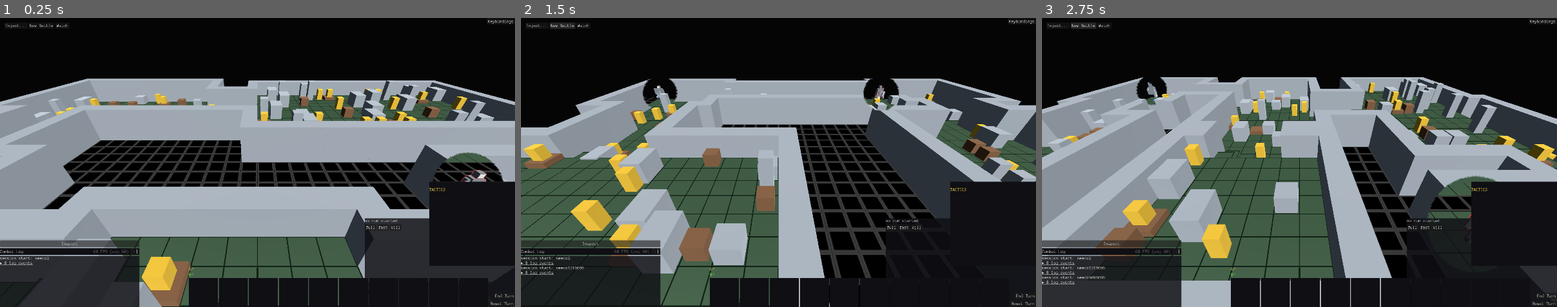
Above: before the commit, frames 1-3 (left to right).
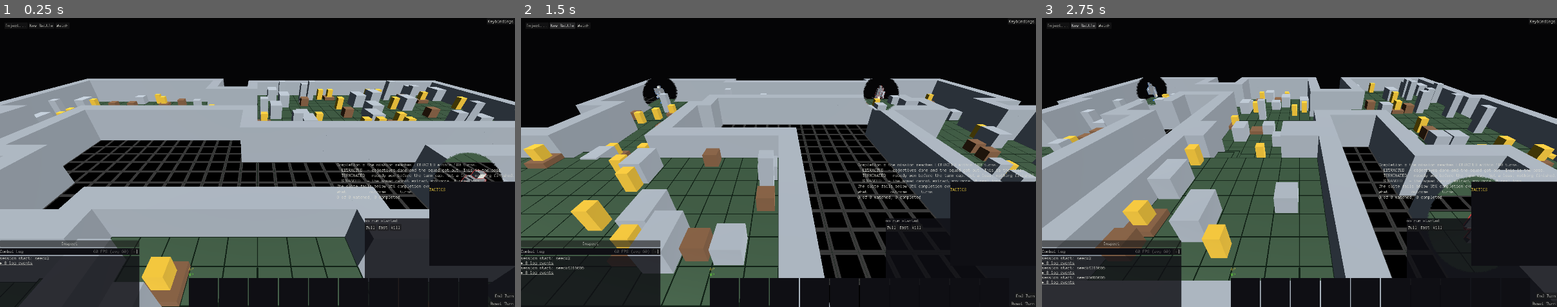
Above: after the commit, the same moments.

Repository: NotUserFriendly/HulkBreakers
Game: Godot game, scene res://src/view/battle_scene.tscn
Two runs of this game, one before a commit and one after it. Both use one fixed random seed, a clock stepped at 60 frames per second and the inputs below.
Inputs:
- Up to frame 1 (0.25 s): no input
- Up to frame 2 (1.5 s): click "kill" at 0.5 s; click "New Battle" at 1.25 s
- Up to frame 3 (2.75 s): click "New Battle" at 2 s

The runs differ from the first frame. In frame 1, 0.6% of the frame differs, in the area x 65-100%, y 50-63%; in frame 2, 0.6%; in frame 3, 0.4%.

Commit message:
Wire the replay path: it was built, tested, and never called
The supervisor ran the suite from the window and saw a text feed over whatever bout
was already loaded - no replay, no animation. They were right, and the cause is plain:
offer_failures, bind and on_bout_finished had ZERO callers in src/. The panels were
mounted holding run = null and battle = null. Everything B2 built was reachable only
from its own tests.

docs/11 names this exactly - a restriction that does nothing passes every test
asserting what it should do. The B2 tests call the logic directly and prove it works
WHEN CALLED. Not one asserted it gets called, and the taskblock's test list did not
ask for that either.

Wired, in the overlay, which owns both panels:

- watched_run_panel is bound to the battle at setup, so it has somewhere to load into.
- SuiteRunPanel emits run_completed when a run reaches its exit marker or is killed;
  the overlay offers that run's replayable failures. A green run offers nothing -
  noise after every passing run is what gets a debug surface switched off.
- The spectator's play loop reports a finished bout back, which advances the run to
  the next handle. Without it the panel loaded one fixture and stopped, which reads as
  "the replay is broken" rather than "nobody said the bout ended".
- A loaded fixture starts playing. A board with nothing driving it is a still image -
  precisely what was on screen.

One real bug found doing it: _on_replay_loaded called setup(), which runs _build_ui
and constructs fresh panels - including the replay panel mid-iteration. It destroyed
the run it was advancing and nulled suite_run_panel.run, so the second seed never
loaded and the first bout's result went nowhere. Split out rebind_to_battle(): a new
runner and a re-pointed log, no UI rebuild. SquadControlOverlay does nothing on load
at all, since it already reacts to battle_loaded and has no playback loop.

test_replay_wiring.gd asserts the wiring and nothing else - that the panel is bound,
that a failed run reaches it AND THE BOARD ACTUALLY CHANGES, that a green run queues
nothing, that a finished bout advances the run, and that the spectator starts it
playing. The mechanism is covered elsewhere; this is the layer that was missing.

Diff:
--- a/src/view/overlays/spectator_overlay.gd
+++ b/src/view/overlays/spectator_overlay.gd
@@ -298,6 +298,22 @@
 		if not playing or runner == null or runner.finished:
 			break
 		await get_tree().create_timer(BASE_STEP_INTERVAL / speed).timeout
+	# taskblock-48 Pass B2: a replayed bout reaching its end advances the run to the
+	# next handle. Without this the panel loaded one fixture and stopped, which reads
+	# as "the replay does not work" rather than as "nobody told it the bout was over".
+	if runner != null and runner.finished:
+		_report_bout_finished()
+
+
+## Tells the replay panel, if one is watching, that the bout on screen has ended.
+## Turns come from `runner`, which is the only thing that counts them.
+func _report_bout_finished() -> void:
+	if watched_run_panel == null or watched_run_panel.run == null:
+		return
+	if watched_run_panel.run.is_done():
+		return
+	watched_run_panel.turns_taken = runner.turns_taken
+	watched_run_panel.on_bout_finished()
 
 
 ## taskblock-17 Pass C2: "stop auto-snapping — let the spectator drive
@@ -449,6 +465,14 @@
 		watched_run_panel.set_anchors_preset(Control.PRESET_CENTER_RIGHT)
 		watched_run_panel.grow_horizontal = Control.GROW_DIRECTION_BEGIN
 		theme_root.add_child(watched_run_panel)
+		# **The wiring, which is the part that was missing.** Both panels existed and
+		# both were tested, and nothing in the running game called either of them — the
+		# replay path was reachable only from its own tests. `docs/11`'s failure mode
+		# exactly: the mechanism passed every test asserting it worked when called, and
+		# nothing asserted it got called.
+		watched_run_panel.bind(self.battle, null)
+		suite_run_panel.run_completed.connect(_on_suite_run_completed)
+		watched_run_panel.seed_loaded.connect(_on_replay_loaded)
 	# Flush into the bottom-left corner, matching the player view exactly — that
 	# one is the last child of a full-rect column, so it sits hard against both
 	# edges. A margin here made the two views' logs sit in visibly different
@@ -568,3 +592,46 @@
 		battle.sync_board_view()
 	battle.refresh_unit_views()
 	_refresh_status()
+
+
+## taskblock-48 Pass B2: a finished run offers its replayable failures. Doing nothing
+## when there are none is the common case and is deliberately silent — a green run
+## should not put anything on screen.
+func _on_suite_run_completed(finished_run: SuiteRun) -> void:
+	if watched_run_panel == null or finished_run.passed():
+		return
+	watched_run_panel.bind(battle, null)
+	var offered: int = watched_run_panel.offer_failures(finished_run)
+	if offered == 0:
+		return
+	var total: int = watched_run_panel.replayable_total(finished_run)
+	set_thinking_label("replaying %d of %d replayable failure(s)" % [offered, total])
+
+
+## A replayed fixture has been loaded into the board. **Rebind, then play** — a loaded
+## board with nothing driving it is a still image, which is what the supervisor saw:
+## the bout was there and nothing moved it.
+##
+## **Rebind, emphatically not `setup()`.** `setup` calls `_build_ui`, which constructs
+## a fresh `theme_root` and fresh panels — including the replay panel that is *in the
+## middle of iterating*. Calling it here destroyed the run it was advancing and left
+## `suite_run_panel.run` null, so the second seed never loaded and the first bout's
+## result went nowhere. What a new board actually needs is a new runner and a
+## re-pointed log; the UI is already correct.
+func _on_replay_loaded(_map_seed: int) -> void:
+	rebind_to_battle()
+	play()
+
+
+## Points this overlay at whatever `battle` currently holds, without rebuilding the UI.
+## The half of `setup` that is about the bout rather than about the controls.
+func rebind_to_battle() -> void:
+	playing = false
+	runner = BoutRunner.new(battle.combat_state, battle.mission)
+	runner.pacer = PlanPacer.new()
+	runner.pacer.frame_signal = get_tree().process_frame
+	if resolution_player != null:
+		resolution_player.setup(battle)
+	bout_injector = battle.bout_injector
+	attach_log_sink(battle.combat_state.combat_log)
+	_refresh_status()
--- a/src/view/overlays/squad_control_overlay.gd
+++ b/src/view/overlays/squad_control_overlay.gd
@@ -322,6 +322,14 @@
 		watched_run_panel.set_anchors_preset(Control.PRESET_CENTER_RIGHT)
 		watched_run_panel.grow_horizontal = Control.GROW_DIRECTION_BEGIN
 		theme_root.add_child(watched_run_panel)
+		# **The wiring, which is the part that was missing.** Both panels existed and
+		# both were tested, and nothing in the running game called either of them — the
+		# replay path was reachable only from its own tests. `docs/11`'s failure mode
+		# exactly: the mechanism passed every test asserting it worked when called, and
+		# nothing asserted it got called.
+		watched_run_panel.bind(self.battle, null)
+		suite_run_panel.run_completed.connect(_on_suite_run_completed)
+		watched_run_panel.seed_loaded.connect(_on_replay_loaded)
 	left_layout.add_child(log_panel)
 	log_sink = HierarchicalUiSink.new(log_panel.log_label)
 
@@ -847,3 +855,30 @@
 	else:
 		_readout_header.text = "COMBAT READOUT — idle"
 		_readout_header.add_theme_color_override("font_color", HulkTheme.DIM)
+
+
+## taskblock-48 Pass B2: a finished run offers its replayable failures. Doing nothing
+## when there are none is the common case and is deliberately silent — a green run
+## should not put anything on screen.
+func _on_suite_run_completed(finished_run: SuiteRun) -> void:
+	if watched_run_panel == null or finished_run.passed():
+		return
+	watched_run_panel.bind(battle, null)
+	var offered: int = watched_run_panel.offer_failures(finished_run)
+	if offered == 0:
+		return
+	var total: int = watched_run_panel.replayable_total(finished_run)
+	set_thinking_label("replaying %d of %d replayable failure(s)" % [offered, total])
+
+
+## A replayed fixture has been loaded into the board.
+##
+## **This overlay has no playback loop** — it is the human's control surface, and a
+## replayed bout here is a board to look at and drive by hand rather than one that
+## plays itself.
+##
+## Deliberately does **not** call `setup()`: that rebuilds the UI, including the replay
+## panel mid-iteration. `BattleScene.load_battle` has already emitted `battle_loaded`,
+## which this overlay reacts to, so the controls are pointed at the new state already.
+func _on_replay_loaded(_map_seed: int) -> void:
+	pass
--- a/src/view/suite_run_panel.gd
+++ b/src/view/suite_run_panel.gd
@@ -23,6 +23,11 @@
 ## checking CC's work. **Filtering is a view over this feed, never a second source**,
 ## so it cannot drift from what actually happened — which is why `_filter` narrows
 ## what is drawn and never what is stored.
+
+## Emitted once a launched run reaches its exit marker. **The panel does not reach
+## into the replay panel** — the overlay owns both and wires them, which is what keeps
+## this a status surface rather than a coordinator.
+signal run_completed(finished_run: SuiteRun)
 
 ## How many lines the feed shows. A tail, not a scrollback: the interesting part of a
 ## running suite is always the end, and keeping the whole thing on screen would make
@@ -126,6 +131,8 @@
 	_since_poll = 0.0
 	run.poll()
 	_refresh()
+	if run.finished:
+		run_completed.emit(run)
 
 
 func _start(rung: StringName) -> void:
@@ -142,6 +149,7 @@
 	run.kill()
 	run.poll()
 	_refresh()
+	run_completed.emit(run)
 
 
 ## Narrows what is **drawn**, never what is held. `run.lines` stays the unedited feed,
--- a/src/view/watched_run_panel.gd
+++ b/src/view/watched_run_panel.gd
@@ -68,6 +68,13 @@
 	bind(battle, WatchedRun.of_handles(handles))
 	_advance_to_first()
 	return handles.size()
+
+
+## How many of `suite`'s failures could be replayed at all, ignoring the cap — so the
+## panel can say "3 of 11" rather than letting a capped list read as though the other
+## eight had nothing to show.
+func replayable_total(suite: SuiteRun) -> int:
+	return 0 if suite == null else ReplayCatalog.replayable_count(suite.failures())
 
 
 ## Loads whatever the run is currently pointing at, without recording anything — the
--- /dev/null
+++ b/test/unit/view/test_replay_wiring.gd
@@ -0,0 +1,158 @@
+extends GutTest
+
+## taskblock-48 Pass B2 follow-up: **the replay path is actually reachable from the
+## running game.**
+##
+## Every piece of it shipped tested and none of it was connected. `offer_failures`,
+## `bind` and `on_bout_finished` had **zero callers in `src/`** — the panels were
+## mounted, held `run = null` and `battle = null`, and did nothing. The supervisor saw
+## a text feed and a board that never changed, and was right to ask.
+##
+## `docs/11` names this exactly: *a tier or restriction that does nothing passes every
+## test asserting what it should do.* The B2 tests call the logic directly and prove it
+## works **when called**. Not one of them asserted it gets called, and the taskblock's
+## own test list did not ask for that either.
+##
+## So these assert the wiring and nothing else: that the overlay binds the panel, that
+## a finished run reaches it, that a loaded fixture reaches the board, and that a
+## finished bout advances the run. The mechanism is already covered elsewhere.
+
+const PROBE_ENV := "HULK_FORCE_TEST_FAILURE"
+
+
+func before_each() -> void:
+	DataLibrary.reset()
+	DataLibrary.load_all()
+
+
+func after_each() -> void:
+	DataLibrary.reset()
+
+
+func _spectator() -> SpectatorOverlay:
+	var grid: Grid = GridFixture.flat(12, 10)
+	var unit: Unit = DeepStrike.assemble_reference_humanoid(Matrix.new(), Vector2i(2, 2), 0)
+	var state := CombatState.new(grid, [unit])
+	state.assign_rest_to_ai([] as Array[int])
+	var mission := MissionState.new(RunState.new(), state)
+	var battle := BattleScene.new()
+	add_child_autofree(battle)
+	battle.set_overlay(ControlOverlay.new())
+	battle.load_battle(state, mission)
+	battle.set_overlay(SpectatorOverlay.new())
+	return battle.overlay as SpectatorOverlay
+
+
+## A `SuiteRun` that has "finished" with one replayable failure, without running
+## anything. `ingest` is the seam that exists so verdict handling can be exercised
+## without a subprocess.
+func _failed_run() -> SuiteRun:
+	var run := SuiteRun.new()
+	run.ingest(
+		(
+			(
+				"= Run Summary\n"
+				+ "res://test/unit/logic/test_replay_handle.gd\n"
+				+ "- test_a_handle_rebuilds_the_fixture_its_test_built\n"
+				+ "Passing Tests      1\nFailing Tests         1\n"
+				+ "%s=1\n"
+			)
+			% SuiteRun.EXIT_MARKER
+		)
+	)
+	return run
+
+
+# --- the wiring ---------------------------------------------------------------------
+
+
+## **The panel is bound to the battle at setup.** Unbound it can never load anything,
+## which is precisely the state it shipped in.
+func test_the_overlay_binds_the_replay_panel_to_the_battle() -> void:
+	var overlay: SpectatorOverlay = _spectator()
+	if overlay.watched_run_panel == null:
+		gut.p("debug panels not built (release build)")
+		assert_true(true)
+		return
+
+	assert_not_null(overlay.watched_run_panel.battle, "the panel knows which battle to load into")
+	assert_eq(overlay.watched_run_panel.battle, overlay.battle, "and it is this overlay's")
+
+
+## **A finished run reaches the replay panel.** The connection is the thing that was
+## missing; the offer itself is covered by `test_replay_handle.gd`.
+func test_a_failed_run_offers_its_replayable_failures() -> void:
+	var overlay: SpectatorOverlay = _spectator()
+	if overlay.watched_run_panel == null:
+		assert_true(true)
+		return
+	var before: Grid = overlay.battle.combat_state.grid
+
+	overlay.suite_run_panel.run = _failed_run()
+	overlay.suite_run_panel.run_completed.emit(overlay.suite_run_panel.run)
+
+	var run: WatchedRun = overlay.watched_run_panel.run
+	assert_not_null(run, "the replay panel was handed a run")
+	assert_gt(run.items.size(), 0, "with at least one handle in it")
+	# **The board actually changed.** This is what the supervisor could not see: a
+	# panel that queued handles and never loaded one looks identical to no panel.
+	assert_ne(overlay.battle.combat_state.grid, before, "and the board is the replayed one")
+
+
+## A green run must put nothing on screen. An offer after every passing run would be
+## noise, and noise is what gets a debug surface switched off.
+func test_a_passing_run_offers_nothing() -> void:
+	var overlay: SpectatorOverlay = _spectator()
+	if overlay.watched_run_panel == null:
+		assert_true(true)
+		return
+	var passing := SuiteRun.new()
+	passing.ingest("Passing Tests      10\nFailing Tests         0\n%s=0\n" % SuiteRun.EXIT_MARKER)
+
+	overlay.suite_run_panel.run = passing
+	overlay.suite_run_panel.run_completed.emit(passing)
+
+	# The panel is bound at setup and therefore always holds a run object; what a green
+	# run must not do is put anything IN it.
+	assert_true(
+		overlay.watched_run_panel.run == null or overlay.watched_run_panel.run.items.is_empty(),
+		"nothing queued for a green run"
+	)
+
+
+## **A finished bout advances the run.** Without this the panel loads one fixture and
+## stops, which reads as "the replay is broken" rather than "nobody told it the bout
+## ended".
+func test_a_finished_bout_advances_the_replay_run() -> void:
+	var overlay: SpectatorOverlay = _spectator()
+	if overlay.watched_run_panel == null:
+		assert_true(true)
+		return
+	overlay.watched_run_panel.bind(overlay.battle, WatchedRun.of([4, 9] as Array[int]))
+	overlay.watched_run_panel.turns_taken = 7
+	var first: int = overlay.watched_run_panel.run.current_seed()
+
+	overlay.watched_run_panel.on_bout_finished()
+
+	var run: WatchedRun = overlay.watched_run_panel.run
+	assert_eq(run.results.size(), 1, "the finished bout was recorded")
+	assert_eq(int(run.results[first]["turns"]), 7, "with the runner's own turn count")
+	assert_ne(run.current_seed(), first, "and the run moved on")
+
+
+## The spectator starts the replayed bout playing. A loaded board with nothing driving
+## it is a still image — which, with the missing wiring above, is exactly what there
+## was to look at.
+func test_the_spectator_starts_a_replayed_bout_playing() -> void:
+	var overlay: SpectatorOverlay = _spectator()
+	if overlay.watched_run_panel == null:
+		assert_true(true)
+		return
+	overlay.resolution_player.slide_ms = 0.0
+	overlay.resolution_player.bullet_ms = 0.0
+	overlay.resolution_player.tracer_count = 0
+
+	overlay._on_replay_loaded(0)
+
+	assert_true(overlay.playing, "the replayed bout is running, not sitting there")
+	overlay.pause()
--- /dev/null
+++ b/tools/_probe_static.gd
@@ -0,0 +1,17 @@
+extends SceneTree
+
+
+func _init() -> void:
+	DataLibrary.load_all()
+	var run := SuiteRun.new()
+	run.ingest(
+		(
+			"= Run Summary\nres://test/unit/logic/test_replay_handle.gd\n"
+			+ "- test_a_handle_rebuilds_the_fixture_its_test_built\n"
+			+ "Passing Tests      1\nFailing Tests         1\n__SUITE_EXIT__=1\n"
+		)
+	)
+	print("lines: ", run.lines)
+	print("failures: ", run.failures())
+	print("handles: ", ReplayCatalog.handles_for(run.failures()).size())
+	quit()
Not shown, added: test/unit/view/test_replay_wiring.gd.uid
Not shown, added: tools/_probe_static.gd.uid
